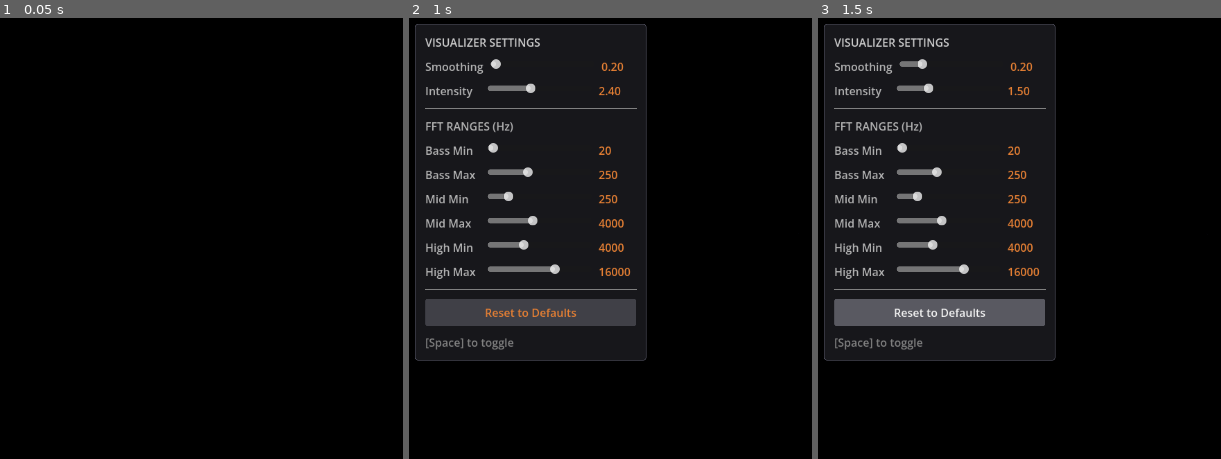
Above: before the commit, frames 1-3 (left to right).
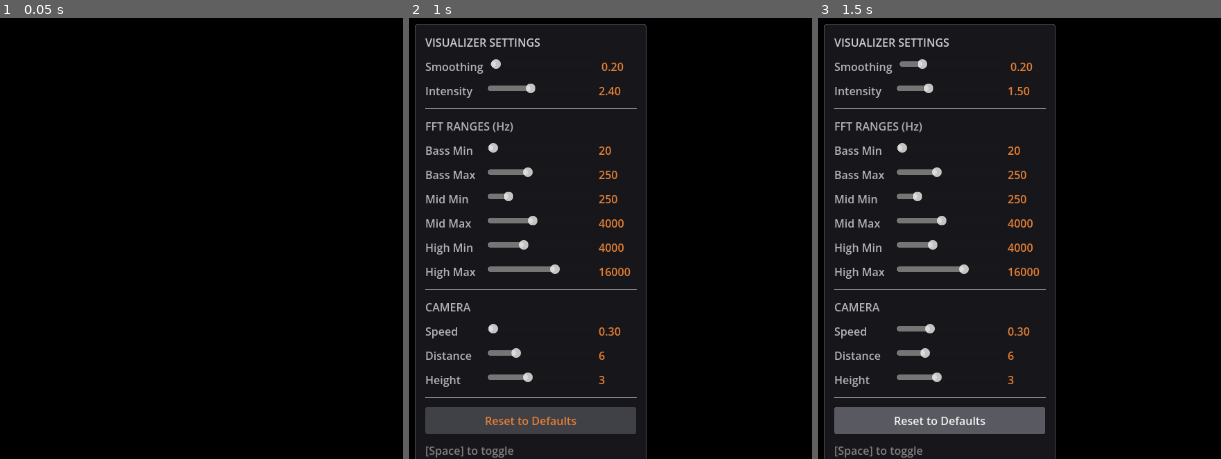
Above: after the commit, the same moments.

Repository: mralex/GodotVisualizerHacks
Game: Godot game, scene res://Main.tscn
Same seed, same stepped clock (60 frames per second), same inputs: the game is played once before the commit and once after it.
Inputs:
- Up to frame 1 (0.05 s): no input
- Up to frame 2 (1 s): tap Enter at 0.5 s; tap Space at 0.77 s
- Up to frame 3 (1.5 s): click "Reset to Defaults" at 1.25 s

Frame 1 is identical in both runs. In frame 2, 17% of the frame differs, in the area x 1-60%, y 63-100%; in frame 3, 17%.

Commit message:
Add controls for camera orbit stuff

Diff:
--- a/AudioVisualizer.gd
+++ b/AudioVisualizer.gd
@@ -28,6 +28,9 @@
 var gui_panel: PanelContainer
 var gui_visible: bool = false
 var gui_sliders: Dictionary = {}
+
+# Camera reference
+var orbit_camera: Node
 
 # Defaults
 const DEFAULT_SMOOTHING: float = 0.2
@@ -38,6 +41,9 @@
 const DEFAULT_MID_MAX: float = 4000.0
 const DEFAULT_HIGH_MIN: float = 4000.0
 const DEFAULT_HIGH_MAX: float = 16000.0
+const DEFAULT_CAM_SPEED: float = 0.3
+const DEFAULT_CAM_RADIUS: float = 6.0
+const DEFAULT_CAM_HEIGHT: float = 3.0
 
 # Visual elements
 var crystal_shapes: Array[MeshInstance3D] = []
@@ -73,6 +79,10 @@
 	setup_background_shapes()
 	setup_abstract_visuals()
 	setup_post_processing()
+
+	# Get camera reference
+	orbit_camera = get_parent().get_node("Camera3D")
+
 	setup_gui()
 
 func setup_audio() -> void:
@@ -521,6 +531,22 @@
 	# Separator
 	var sep2 = HSeparator.new()
 	vbox.add_child(sep2)
+
+	# Camera label
+	var cam_label = Label.new()
+	cam_label.text = "CAMERA"
+	cam_label.add_theme_color_override("font_color", Color(0.7, 0.7, 0.7))
+	vbox.add_child(cam_label)
+
+	# Camera controls
+	if orbit_camera:
+		vbox.add_child(create_slider("cam_speed", "Speed", orbit_camera.orbit_speed, 0.0, 1.0, func(val): orbit_camera.orbit_speed = val))
+		vbox.add_child(create_slider("cam_radius", "Distance", orbit_camera.orbit_radius, 3.0, 15.0, func(val): orbit_camera.orbit_radius = val))
+		vbox.add_child(create_slider("cam_height", "Height", orbit_camera.orbit_height, 0.0, 8.0, func(val): orbit_camera.orbit_height = val))
+
+	# Separator
+	var sep3 = HSeparator.new()
+	vbox.add_child(sep3)
 
 	# Reset button
 	var reset_btn = Button.new()
@@ -589,6 +615,12 @@
 	high_min = DEFAULT_HIGH_MIN
 	high_max = DEFAULT_HIGH_MAX
 
+	# Reset camera
+	if orbit_camera:
+		orbit_camera.orbit_speed = DEFAULT_CAM_SPEED
+		orbit_camera.orbit_radius = DEFAULT_CAM_RADIUS
+		orbit_camera.orbit_height = DEFAULT_CAM_HEIGHT
+
 	# Update sliders
 	var defaults = {
 		"smoothing": DEFAULT_SMOOTHING,
@@ -598,14 +630,18 @@
 		"mid_min": DEFAULT_MID_MIN,
 		"mid_max": DEFAULT_MID_MAX,
 		"high_min": DEFAULT_HIGH_MIN,
-		"high_max": DEFAULT_HIGH_MAX
+		"high_max": DEFAULT_HIGH_MAX,
+		"cam_speed": DEFAULT_CAM_SPEED,
+		"cam_radius": DEFAULT_CAM_RADIUS,
+		"cam_height": DEFAULT_CAM_HEIGHT
 	}
 
 	for key in gui_sliders:
 		var data = gui_sliders[key]
-		var val = defaults[key]
-		data["slider"].value = val
-		data["label"].text = "%.2f" % val if data["max"] <= 5.0 else "%.0f" % val
+		if defaults.has(key):
+			var val = defaults[key]
+			data["slider"].value = val
+			data["label"].text = "%.2f" % val if data["max"] <= 5.0 else "%.0f" % val
 
 func _input(event: InputEvent) -> void:
 	if event is InputEventKey and event.pressed and event.keycode == KEY_SPACE:
@@ -642,31 +678,43 @@
 		var crystal = crystal_shapes[i]
 		var mat = crystal.material_override as ShaderMaterial
 
-		# Organic floating motion
-		var phase = float(i) * 0.7 + time
-		var float_y = sin(phase * 0.8) * 0.3 + cos(phase * 0.5) * 0.2
-		var float_x = cos(phase * 0.6) * 0.15
-		var float_z = sin(phase * 0.7) * 0.15
-
+		# Each crystal has unique motion patterns
+		var id = float(i)
+		var phase = id * 0.7 + time
+
+		# Wandering motion - always active, not just on bass
+		var wander_x = sin(phase * 0.3 + id * 1.1) * 0.4 + cos(phase * 0.2 + id * 0.7) * 0.3
+		var wander_y = sin(phase * 0.25 + id * 0.9) * 0.5 + cos(phase * 0.35 + id * 1.3) * 0.3
+		var wander_z = cos(phase * 0.28 + id * 0.8) * 0.4 + sin(phase * 0.22 + id * 1.2) * 0.3
+
+		# Slow orbit around center
 		var golden_angle = PI * (3.0 - sqrt(5.0))
-		var theta = golden_angle * i + time * 0.2
-		var base_radius = 2.0 + sqrt(float(i)) * 0.5 + bass_energy * 0.8
-		var base_height = sin(float(i) * 0.5 + time * 0.3) * (1.5 + bass_energy)
+		var base_theta = golden_angle * i
+		var orbit_speed = 0.15 + sin(id * 0.5) * 0.05  # Varying orbit speeds
+		var theta = base_theta + time * orbit_speed
+
+		# Base radius varies over time too
+		var base_radius = 2.0 + sqrt(id) * 0.5
+		var radius_wobble = sin(phase * 0.4) * 0.3
+		var radius = base_radius + radius_wobble + bass_energy * 0.5
+
+		# Height oscillates independently
+		var base_height = sin(id * 0.5 + time * 0.2) * 1.2 + cos(id * 0.3 + time * 0.15) * 0.8
 
 		crystal.position = Vector3(
-			cos(theta) * base_radius + float_x * bass_energy,
-			base_height + float_y * bass_energy,
-			sin(theta) * base_radius + float_z * bass_energy
+			cos(theta) * radius + wander_x,
+			base_height + wander_y + bass_energy * 0.3,
+			sin(theta) * radius + wander_z
 		)
 
-		# Tumbling rotation
-		crystal.rotation.x += delta * (0.5 + bass_energy * 2.0)
-		crystal.rotation.y += delta * (0.3 + bass_energy * 1.5)
-		crystal.rotation.z += delta * 0.2
+		# Tumbling rotation - continuous
+		crystal.rotation.x += delta * (0.4 + sin(id) * 0.2 + bass_energy * 1.5)
+		crystal.rotation.y += delta * (0.3 + cos(id * 0.7) * 0.15 + bass_energy * 1.0)
+		crystal.rotation.z += delta * (0.2 + sin(id * 1.3) * 0.1)
 
 		# Scale pulse
-		var scale_base = 0.6 + bass_energy * 0.8
-		var scale_pulse = sin(time * 4.0 + i * 0.5) * 0.1 * bass_energy
+		var scale_base = 0.5 + bass_energy * 0.6
+		var scale_pulse = sin(time * 3.0 + i * 0.5) * 0.08
 		crystal.scale = Vector3.ONE * (scale_base + scale_pulse)
 
 		mat.set_shader_parameter("energy", bass_energy)
